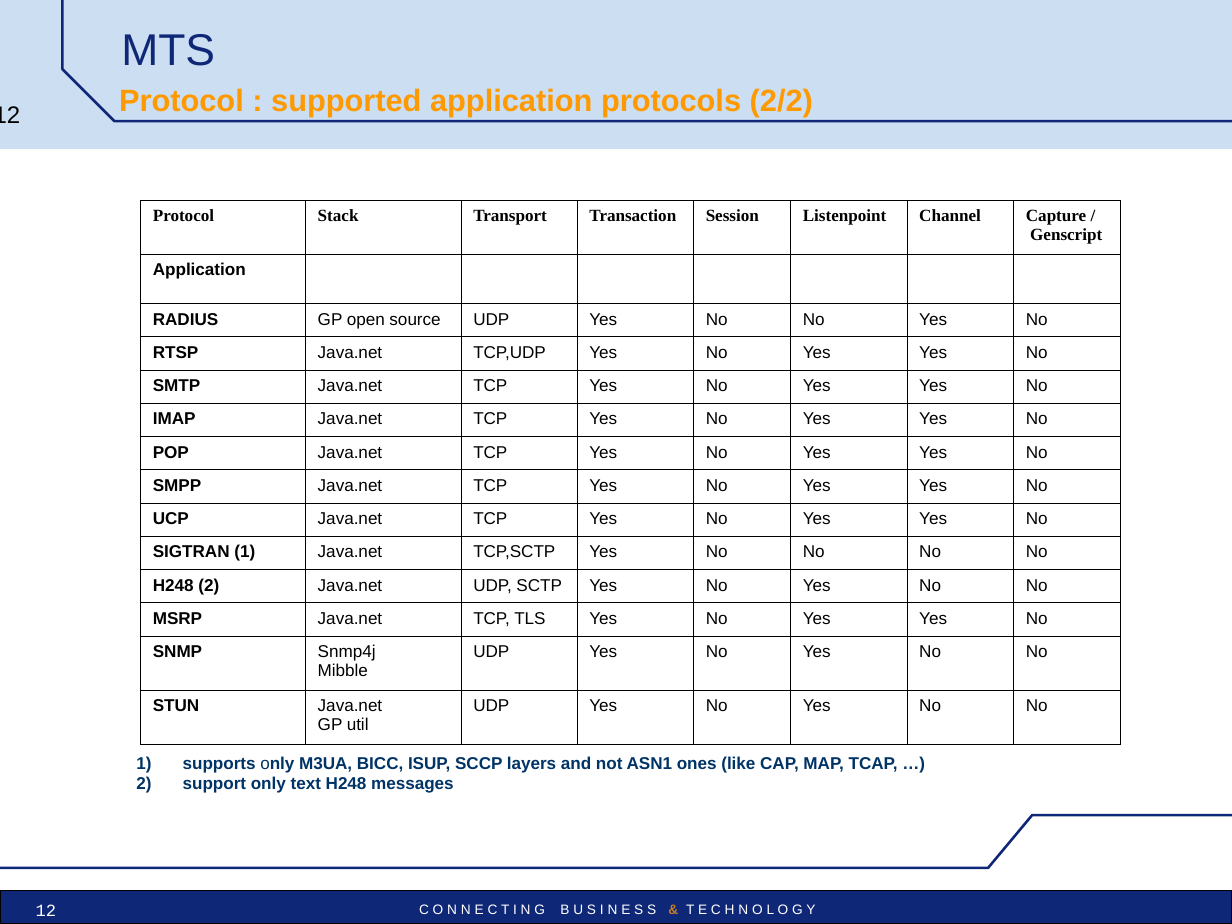
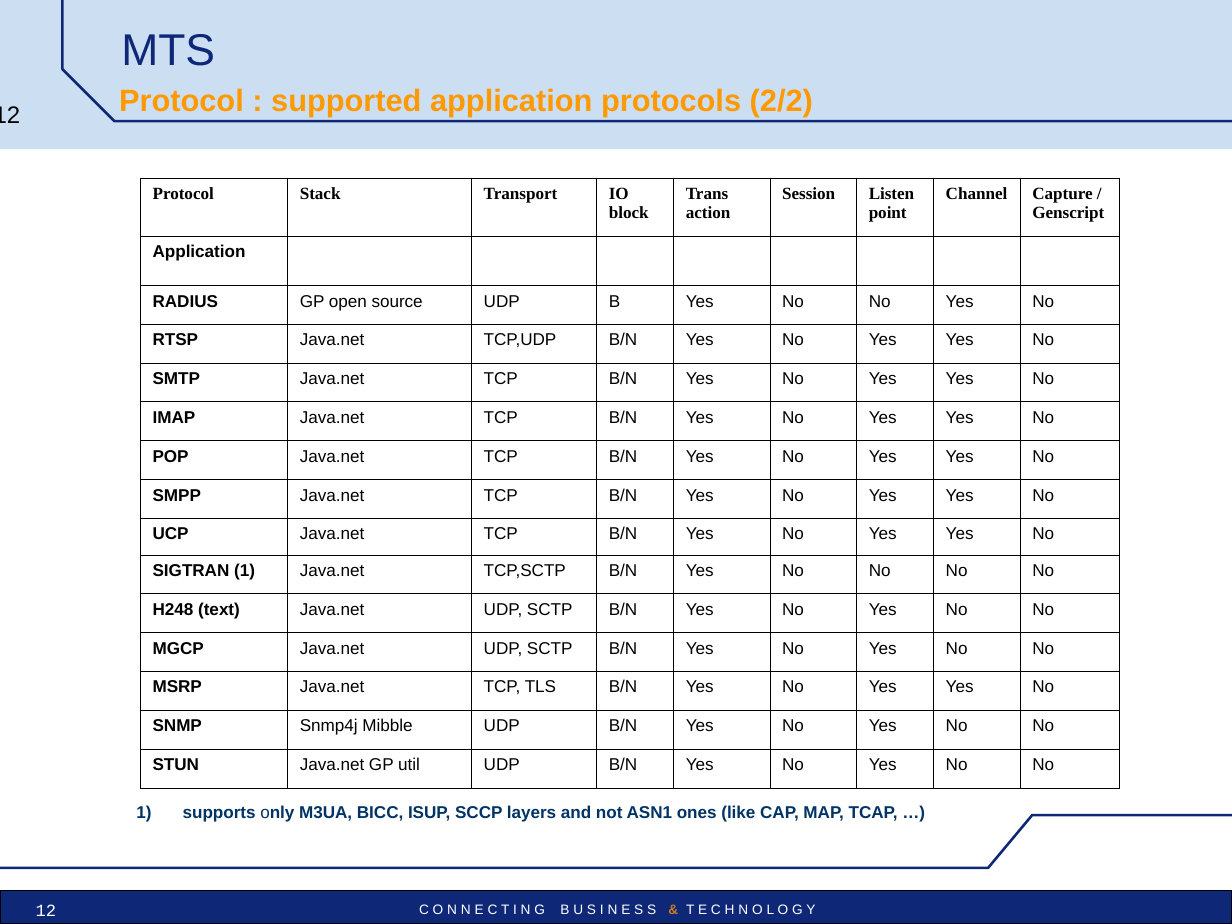
Before and after one commit to vu3mmg/mts-project, a slide deck: slide 12 of trunk/mts/src/main/doc/MTS_pres_technical.ppt. Drawn at 1232x924 pixels with LibreOffice and Linux fonts; fonts in the diff are those of the drawing; background and template pictures are left out. Boxes give left, top, right and bottom in pixels: in the first picture for what was removed or moved away, otherwise in the second. Text is boxed around its words. In the diff, an @@ line names an element or a change of style, - is before the commit and + after.

```diff
--- a/trunk/mts/src/main/doc/MTS_pres_technical.ppt
+++ b/trunk/mts/src/main/doc/MTS_pres_technical.ppt
@@ table at box(140, 177, 1117, 779) @@
-Protocol | Stack | Transport | Transaction | Session | Listenpoint | Channel | Capture / / Genscript
-Application |  |  |  |  |  |  | 
-RADIUS | GP open source | UDP | Yes | No | No | Yes | No
-RTSP | Java.net | TCP,UDP | Yes | No | Yes | Yes | No
-SMTP | Java.net | TCP | Yes | No | Yes | Yes | No
-IMAP | Java.net | TCP | Yes | No | Yes | Yes | No
-POP | Java.net | TCP | Yes | No | Yes | Yes | No
-SMPP | Java.net | TCP | Yes | No | Yes | Yes | No
-UCP | Java.net | TCP | Yes | No | Yes | Yes | No
-SIGTRAN (1) | Java.net | TCP,SCTP | Yes | No | No | No | No
-H248 (2) | Java.net | UDP, SCTP | Yes | No | Yes | No | No
-MSRP | Java.net | TCP, TLS | Yes | No | Yes | Yes | No
-SNMP | Snmp4j / Mibble | UDP | Yes | No | Yes | No | No
-STUN | Java.net / GP util | UDP | Yes | No | Yes | No | No
+Protocol | Stack | Transport | IO block | Trans action | Session | Listen point | Channel | Capture / / Genscript
+Application |  |  |  |  |  |  |  | 
+RADIUS | GP open source | UDP | B | Yes | No | No | Yes | No
+RTSP | Java.net | TCP,UDP | B/N | Yes | No | Yes | Yes | No
+SMTP | Java.net | TCP | B/N | Yes | No | Yes | Yes | No
+IMAP | Java.net | TCP | B/N | Yes | No | Yes | Yes | No
+POP | Java.net | TCP | B/N | Yes | No | Yes | Yes | No
+SMPP | Java.net | TCP | B/N | Yes | No | Yes | Yes | No
+UCP | Java.net | TCP | B/N | Yes | No | Yes | Yes | No
+SIGTRAN (1) | Java.net | TCP,SCTP | B/N | Yes | No | No | No | No
+H248 (text) | Java.net | UDP, SCTP | B/N | Yes | No | Yes | No | No
+MGCP | Java.net | UDP, SCTP | B/N | Yes | No | Yes | No | No
+MSRP | Java.net | TCP, TLS | B/N | Yes | No | Yes | Yes | No
+SNMP | Snmp4j Mibble | UDP | B/N | Yes | No | Yes | No | No
+STUN | Java.net GP util | UDP | B/N | Yes | No | Yes | No | No
@@ table: place and size @@
-table at box(140, 200, 1120, 734)
+table at box(140, 177, 1117, 779)
@@ text at box(183, 776, 454, 793): paragraph removed @@
-2) support only text H248 messages
@@ text "supports only M3UA, BICC, ISUP, ...": place and size @@
-text "supports only M3UA, BICC, ISUP, ..." at box(183, 756, 898, 793)
+text "supports only M3UA, BICC, ISUP, ..." at box(183, 805, 898, 822)
```
Also in this commit, not shown: 9 other slides changed, 2 slides added.
